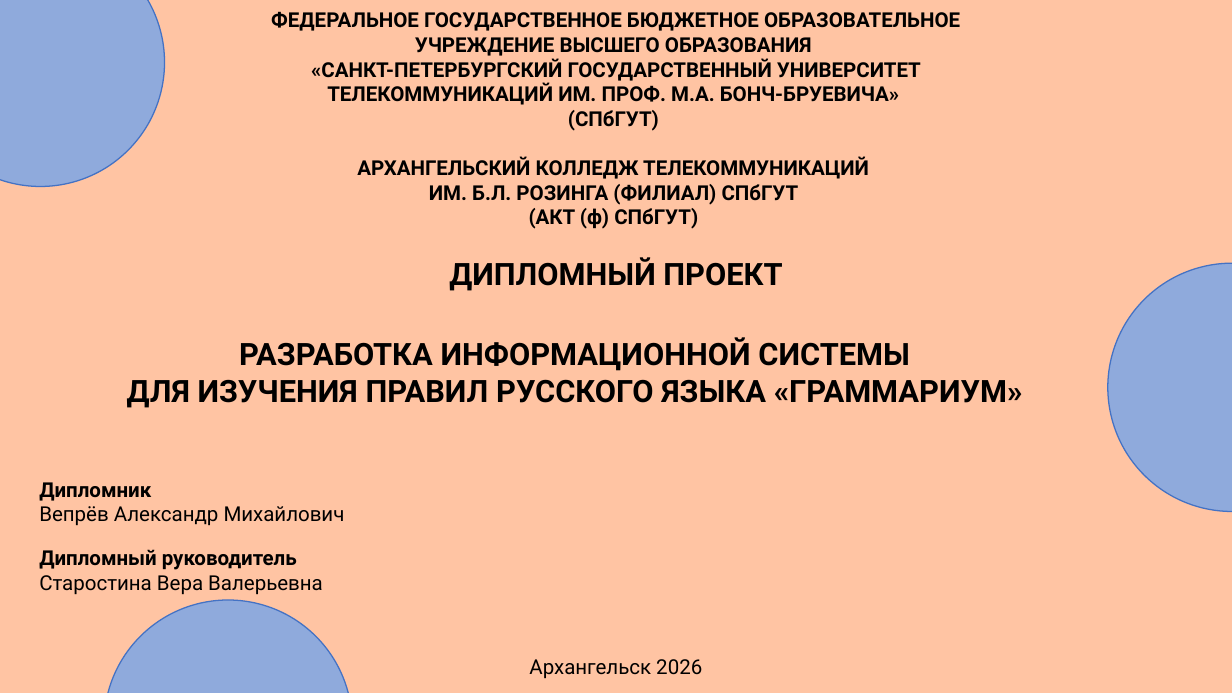
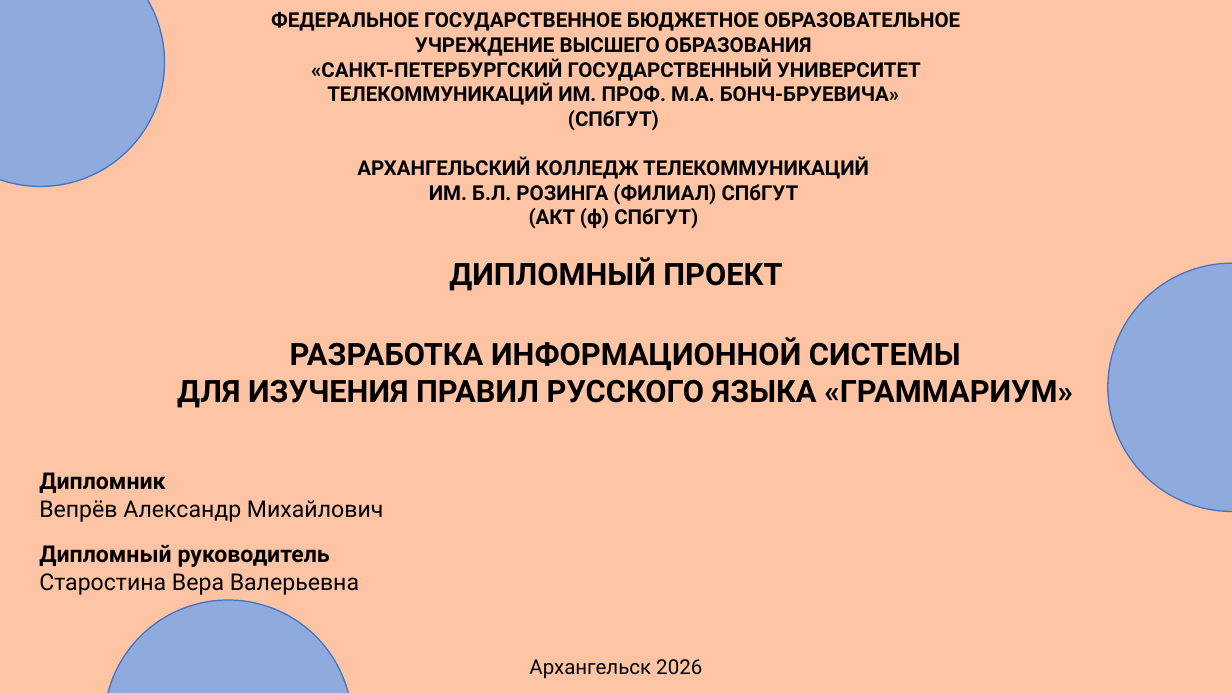
Before and after one commit to AngelGrinota/presentation, a slide deck: slide 1 of презентация.pptx. Drawn at 1232x693 pixels with LibreOffice and Linux fonts; fonts in the diff are those of the drawing. Boxes give left, top, right and bottom in pixels: in the first picture for what was removed or moved away, otherwise in the second. Text is boxed around its words. In the diff, an @@ line names an element or a change of style, - is before the commit and + after.

```diff
--- a/презентация.pptx
+++ b/презентация.pptx
@@ text "РАЗРАБОТКА ИНФОРМАЦИОННОЙ СИСТЕМЫ": place and size @@
-text "РАЗРАБОТКА ИНФОРМАЦИОННОЙ СИСТЕМЫ" at (127,337,1023,408)
+text "РАЗРАБОТКА ИНФОРМАЦИОННОЙ СИСТЕМЫ" at (177,337,1073,408)
@@ text "Дипломник" at (39,472,383,522): size 16 to 18 pt @@
@@ text "Дипломник": place and size @@
-text "Дипломник" at (39,482,345,526)
+text "Дипломник" at (39,472,383,522)
@@ text "Дипломный руководитель" at (39,544,359,595): size 16 to 18 pt @@
```
Also in this commit, not shown: 8 other slides changed, 1 other file.
